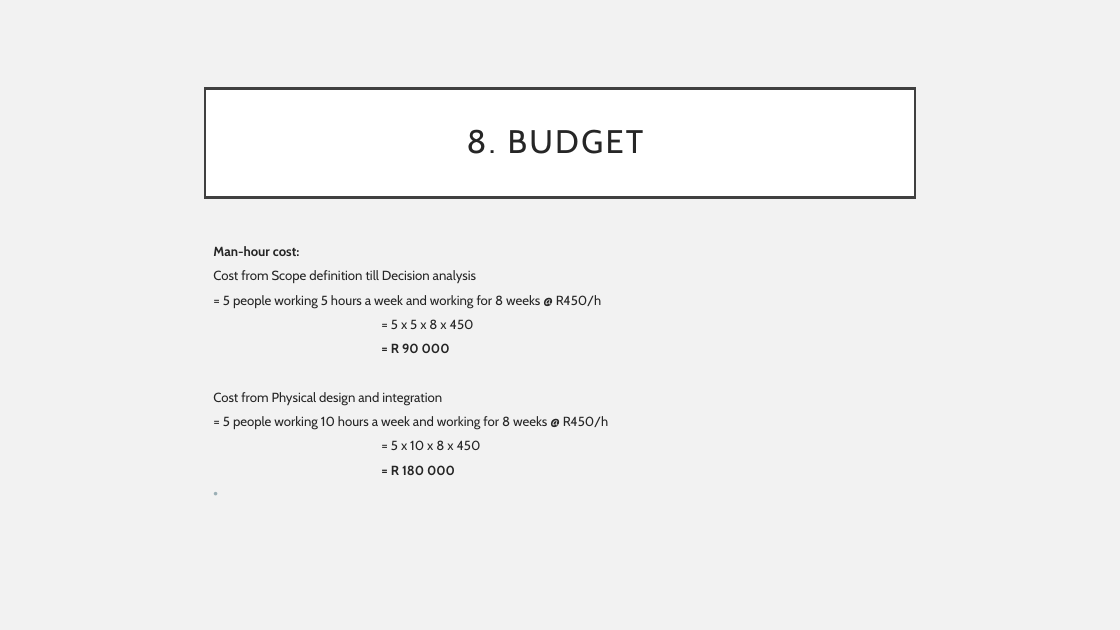
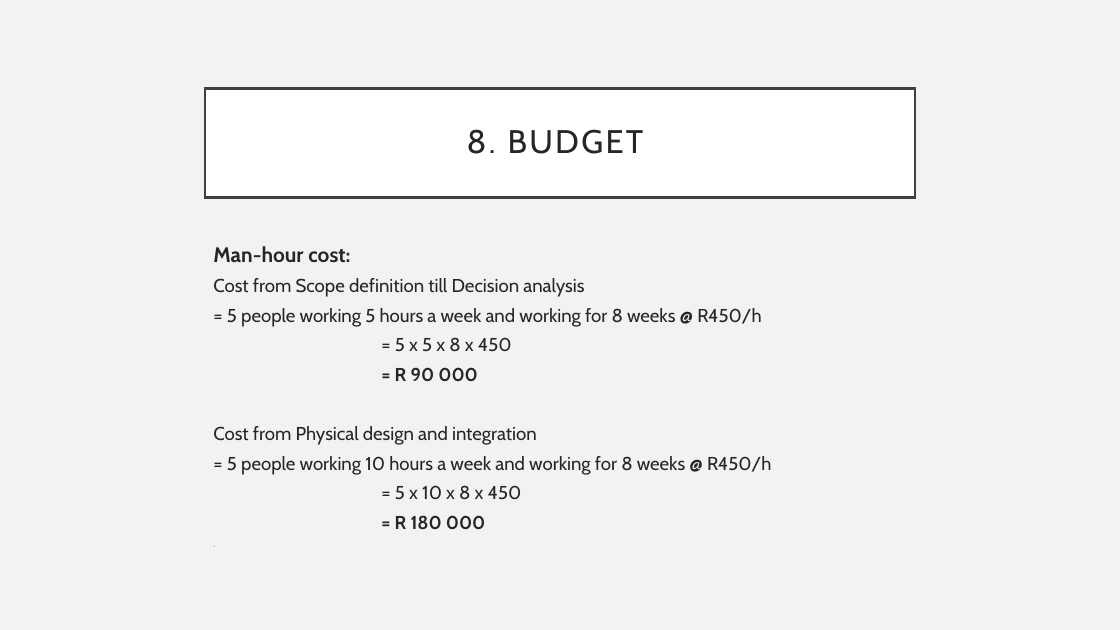
Before and after one commit to Jeaninjeanz/CMPG213, a slide deck: slide 13 of Powerpoint Version 2.pptx. Drawn at 1120x630 pixels with LibreOffice and Linux fonts; fonts in the diff are those of the drawing. Boxes give left, top, right and bottom in pixels: in the first picture for what was removed or moved away, otherwise in the second. Text is boxed around its words. In the diff, an @@ line names an element or a change of style, - is before the commit and + after.

```diff
--- a/Powerpoint Version 2.pptx
+++ b/Powerpoint Version 2.pptx
@@ text "Man-hour cost:" at bbox=[213, 246, 771, 530]: size 11.2 to 18 pt in "Man-hour cost:"; size 11.2 to 16 pt @@
```
Also in this commit, not shown: 8 other slides changed.
